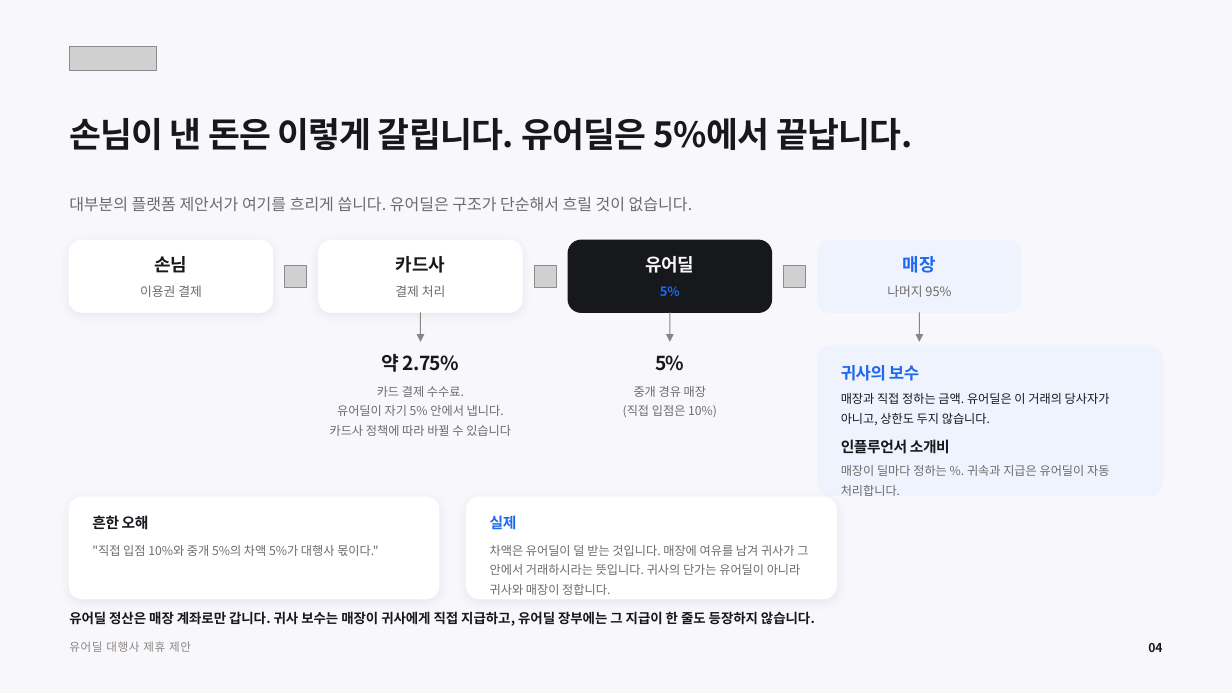
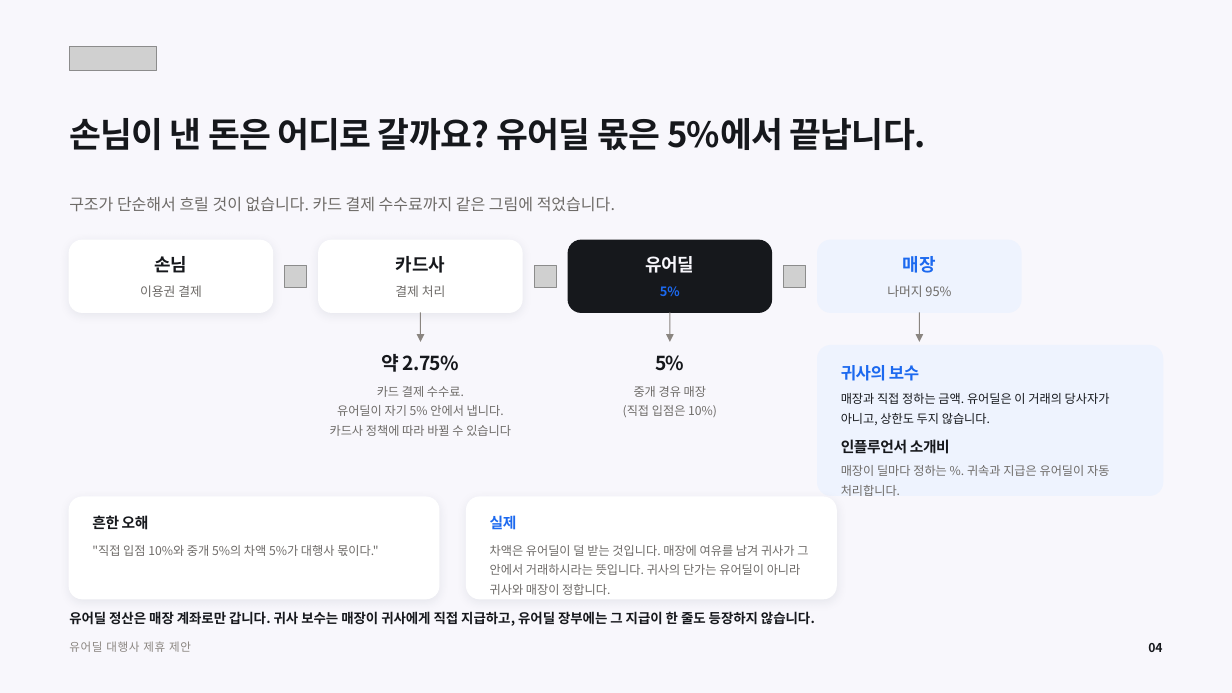
Before and after one commit to tobe2111/ur-live, a slide deck: slide 4 of docs/business/proposals/urdeal-agency-proposal.pptx. Drawn at 1232x693 pixels with LibreOffice and Linux fonts; fonts in the diff are those of the drawing; grey boxes stand for pictures. Boxes give left, top, right and bottom in pixels: in the first picture for what was removed or moved away, otherwise in the second. Text is boxed around its words. In the diff, an @@ line names an element or a change of style, - is before the commit and + after.

```diff
--- a/docs/business/proposals/urdeal-agency-proposal.pptx
+++ b/docs/business/proposals/urdeal-agency-proposal.pptx
@@ text at (69,118,926,150): text changed @@
-손님이 낸 돈은 이렇게 갈립니다. 유어딜은 5%에서 끝납니다.
+손님이 낸 돈은 어디로 갈까요? 유어딜 몫은 5%에서 끝납니다.
@@ text at (69,197,615,211): text changed @@
-대부분의 플랫폼 제안서가 여기를 흐리게 씁니다. 유어딜은 구조가 단순해서 흐릴 것이 없습니다.
+구조가 단순해서 흐릴 것이 없습니다. 카드 결제 수수료까지 같은 그림에 적었습니다.
```
Also in this commit, not shown: 15 other slides changed, 10 other files.
